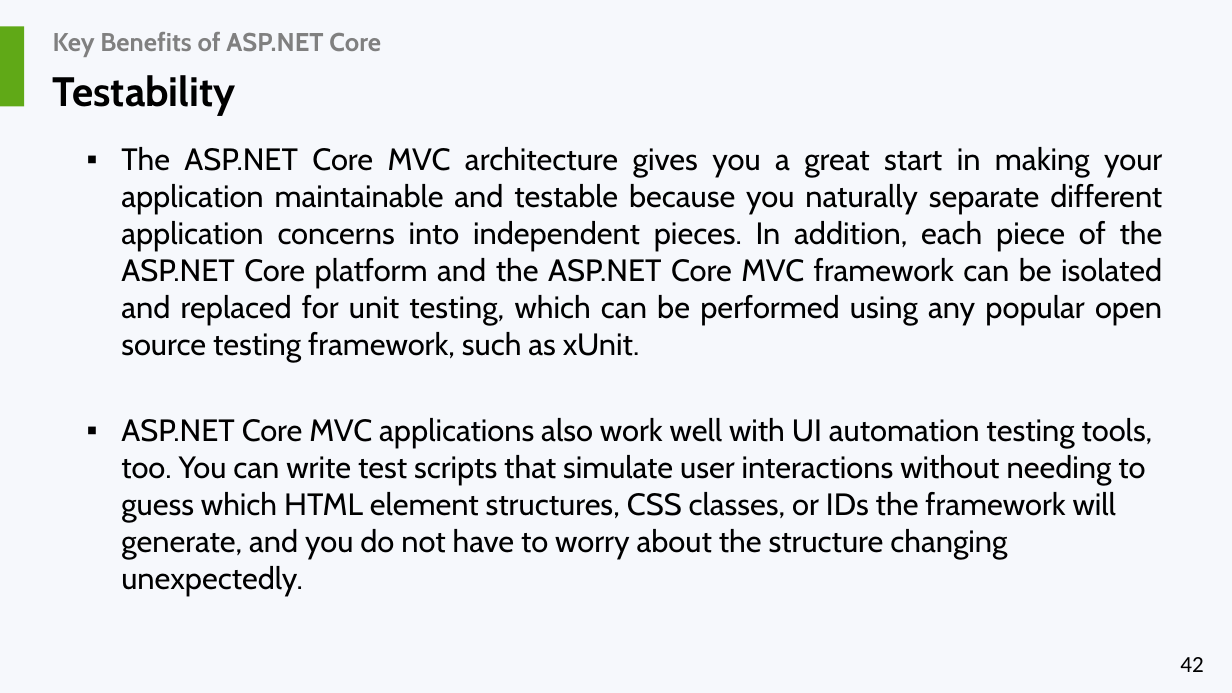
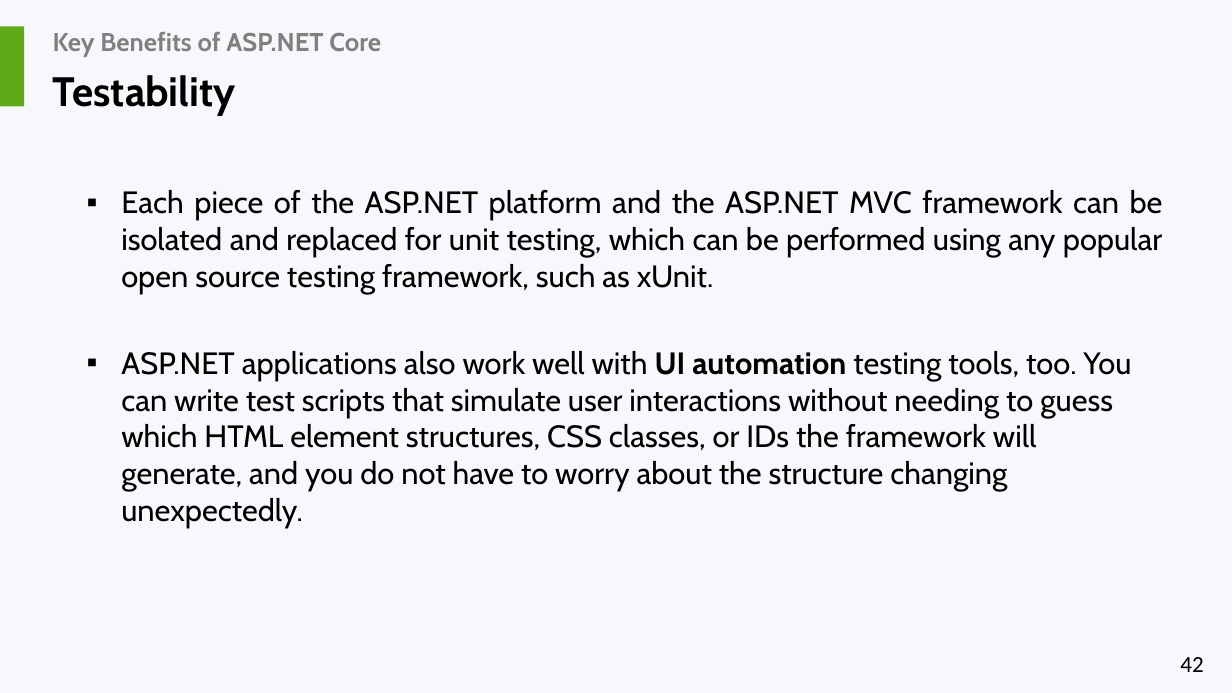
Before and after one commit to liviucotfas/ase-web-and-cloud-applications-security, a slide deck: slide 42 of Presentation ASPNET MVC Core - Part I.pptx. Drawn at 1232x693 pixels with LibreOffice and Linux fonts; fonts in the diff are those of the drawing. Boxes give left, top, right and bottom in pixels: in the first picture for what was removed or moved away, otherwise in the second. Text is boxed around its words. In the diff, an @@ line names an element or a change of style, - is before the commit and + after.

```diff
--- a/Presentation ASPNET MVC Core - Part I.pptx
+++ b/Presentation ASPNET MVC Core - Part I.pptx
@@ text at (121, 190, 1163, 528): text changed @@
-▪ The ASP.NET Core MVC architecture gives you a great start in making your application maintainable and testable because you naturally separate different application concerns into independent pieces. In addition, each piece of the ASP.NET Core platform and the ASP.NET Core MVC framework can be isolated and replaced for unit testing, which can be performed using any popular open source testing framework, such as xUnit.
-▪ ASP.NET Core MVC applications also work well with UI automation testing tools, too. You can write test scripts that simulate user interactions without needing to guess which HTML element structures, CSS classes, or IDs the framework will generate, and you do not have to worry about the structure changing unexpectedly.
+▪ Each piece of the ASP.NET platform and the ASP.NET MVC framework can be isolated and replaced for unit testing, which can be performed using any popular open source testing framework, such as xUnit.
+▪ ASP.NET applications also work well with UI automation testing tools, too. You can write test scripts that simulate user interactions without needing to guess which HTML element structures, CSS classes, or IDs the framework will generate, and you do not have to worry about the structure changing unexpectedly.
```
Also in this commit, not shown: 7 other slides changed, 1 slide removed.
